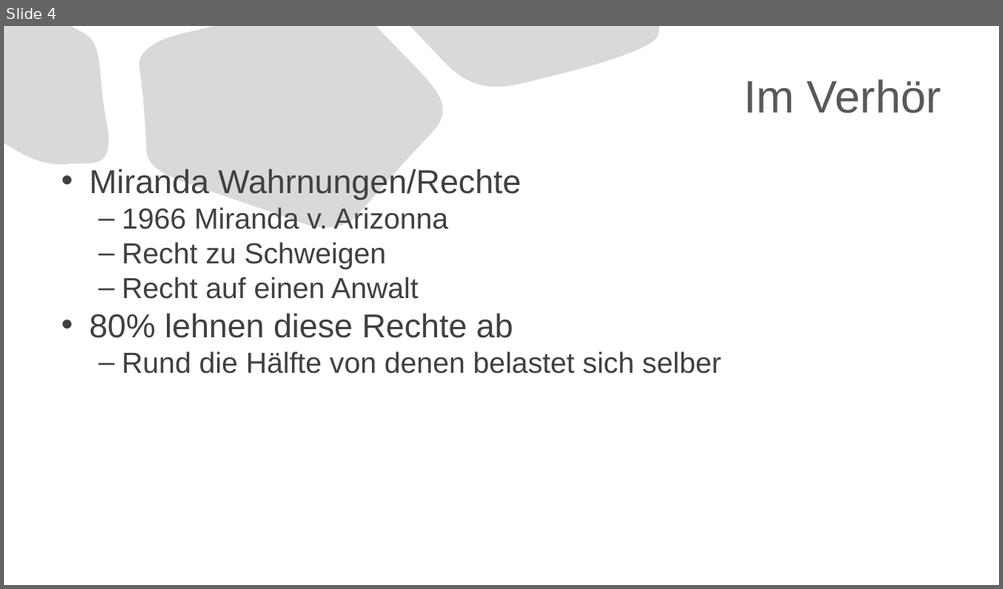
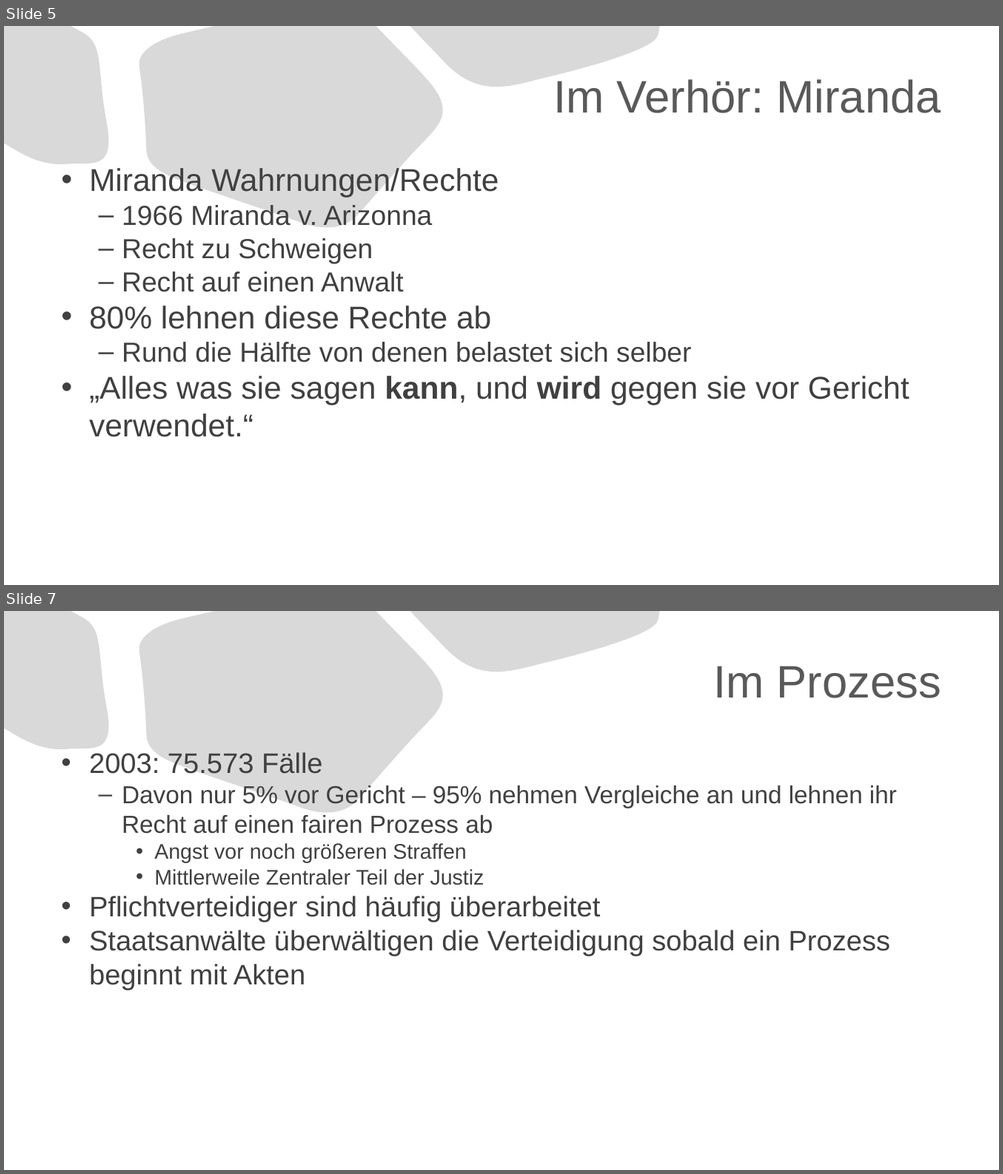
Before and after one commit to MAA28/Abi, a slide deck: Seminarfach/Präsentation.pptx. Shown one above the other, each under a label of ours: slide 4 before the commit, slides 5 and 7 after it; the slides between them are not shown. The pictures are 1003x589 and 1003x1174 pixels, drawn with LibreOffice and Linux fonts; fonts in the diff are those of the drawing. Boxes give left, top, right and bottom in pixels: in the first picture for what was removed or moved away, otherwise in the second. Text is boxed around its words. In the diff, an @@ line names an element or a change of style, - is before the commit and + after.

```diff
--- a/Seminarfach/Präsentation.pptx
+++ b/Seminarfach/Präsentation.pptx
@@ slide 7 added at <box>4,611,999,1170</box>, background #FFFFFF; not listed: 3 template elements that a slide beside it also shows @@
@@ title added at <box>713,666,941,698</box>, 44 pt, text #595959 @@
+Im Prozess
@@ text added at <box>89,752,896,991</box>, 27.2 pt, text #404040 @@
+• 2003: 75.573 Fälle
+  – Davon nur 5% vor Gericht – 95% nehmen Vergleiche an und lehnen ihr Recht auf einen fairen Prozess ab
+    • Angst vor noch größeren Straffen
+    • Mittlerweile Zentraler Teil der Justiz
+• Pflichtverteidiger sind häufig überarbeitet
+• Staatsanwälte überwältigen die Verteidigung sobald ein Prozess beginnt mit Akten
@@ what was slide 4 is now slide 5 @@
@@ slide 5 changed as well @@
@@ title at <box>553,79,940,113</box>: text changed @@
-Im Verhör
+Im Verhör: Miranda
@@ text at <box>89,168,691,363</box>: size 32 to 30.4 pt in "Miranda Wahrnungen/Rechte", "80% lehnen diese Rechte ab"; size 28 to 26.6 pt in "1966 Miranda v. Arizonna", "Recht zu Schweigen", "Recht auf einen Anwalt", "Rund die Hälfte von denen belastet sich ..." @@
@@ text at <box>89,376,909,437</box>: paragraph added @@
+• „Alles was sie sagen kann, und wird gegen sie vor Gericht verwendet.“
```
Also in this commit, not shown: 3 other slides changed, 4 other slides added.
